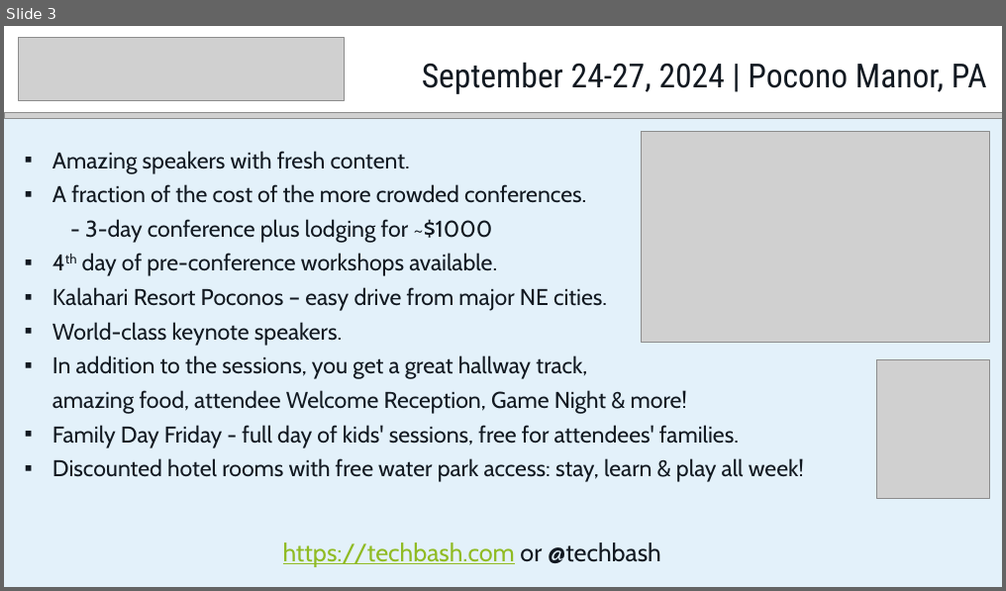
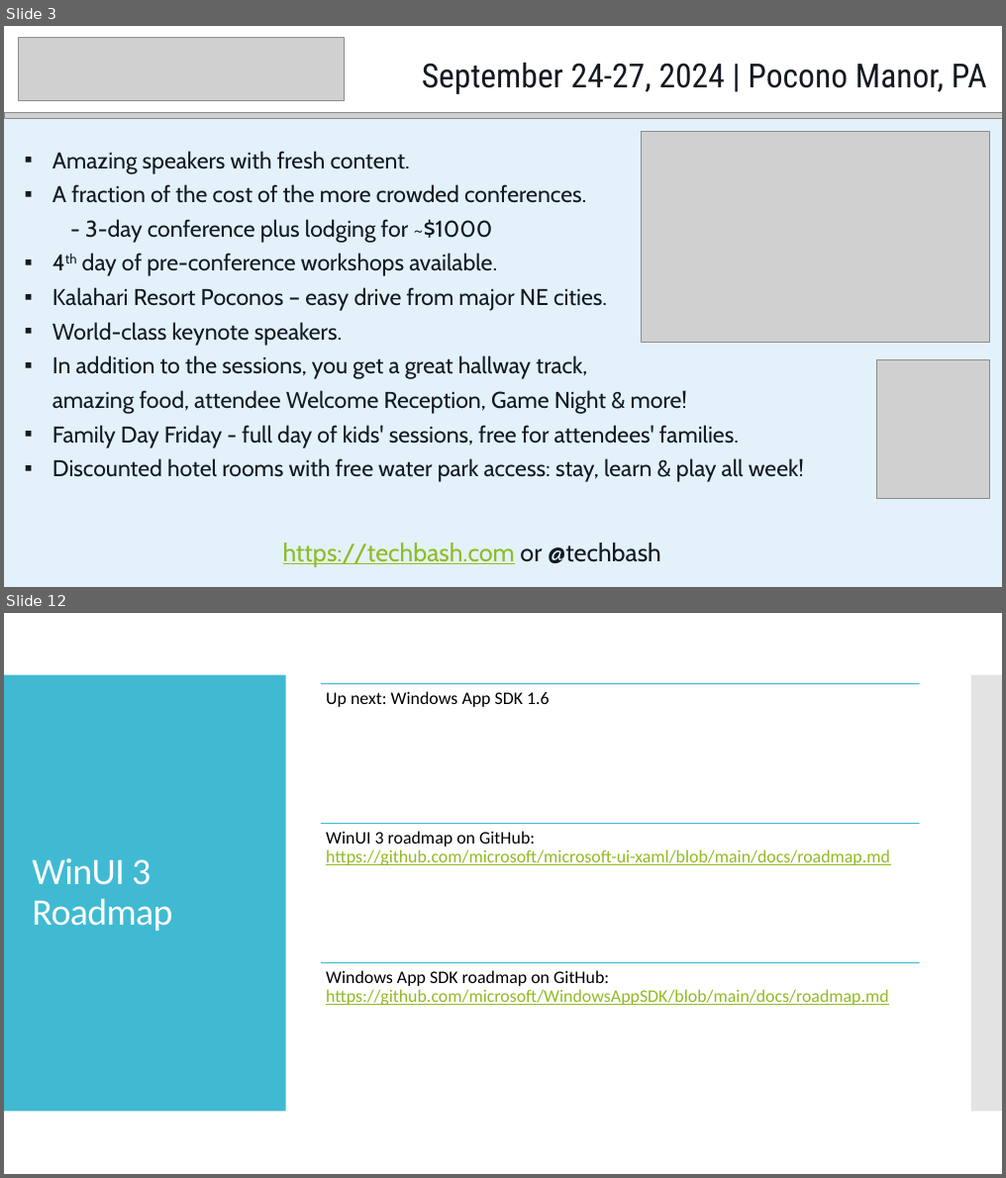
Before and after one commit to alvinashcraft/speaking, a slide deck: 2024/0320_BostonDotNetArch/GetStartedWithWinUI3.pptx. Shown one above the other, each under a label of ours: slide 3 before the commit, slides 3 and 12 after it; the slides between them are not shown. The pictures are 1006x591 and 1006x1178 pixels, drawn with LibreOffice and Linux fonts; fonts in the diff are those of the drawing; grey boxes stand for pictures. Boxes give left, top, right and bottom in pixels: in the first picture for what was removed or moved away, otherwise in the second. Text is boxed around its words. In the diff, an @@ line names an element or a change of style, - is before the commit and + after.

```diff
--- a/2024/0320_BostonDotNetArch/GetStartedWithWinUI3.pptx
+++ b/2024/0320_BostonDotNetArch/GetStartedWithWinUI3.pptx
@@ slide 12 added at (x1=4, y1=613, x2=1002, y2=1174), background #FFFFFF @@
@@ rectangle added at (x1=4, y1=675, x2=286, y2=1112), fill #40BAD2 @@
@@ rectangle added at (x1=971, y1=675, x2=1002, y2=1112), fill #C8C8C8 at 50% opacity @@
@@ title added at (x1=32, y1=859, x2=172, y2=931), 36 pt, text #FFFFFF @@
+WinUI 3 Roadmap
@@ group added at (x1=321, y1=684, x2=920, y2=1005): 3 lines, 3 texts @@
+Up next: Windows App SDK 1.6
+WinUI 3 roadmap on GitHub: https://github.com/microsoft/microsoft-ui-xaml/blob/main/docs/roadmap.md
+Windows App SDK roadmap on GitHub: https://github.com/microsoft/WindowsAppSDK/blob/main/docs/roadmap.md
```
Also in this commit, not shown: 1 slide changed, 8 other slides added.
